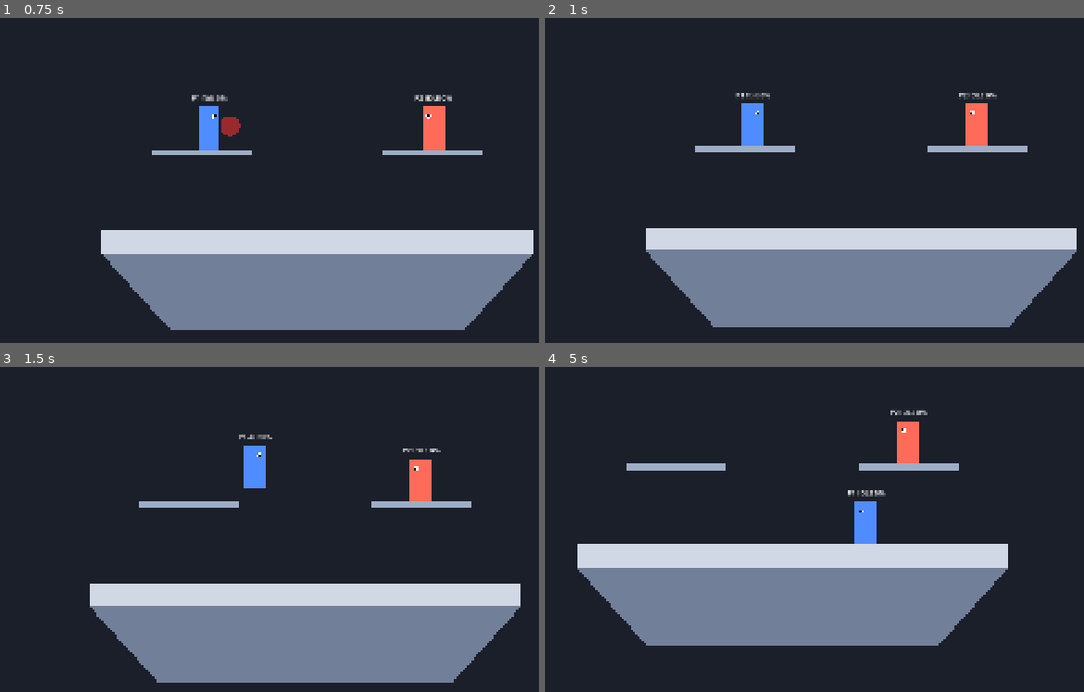
Above: before the commit, frames 1-4 (two rows, left to right).
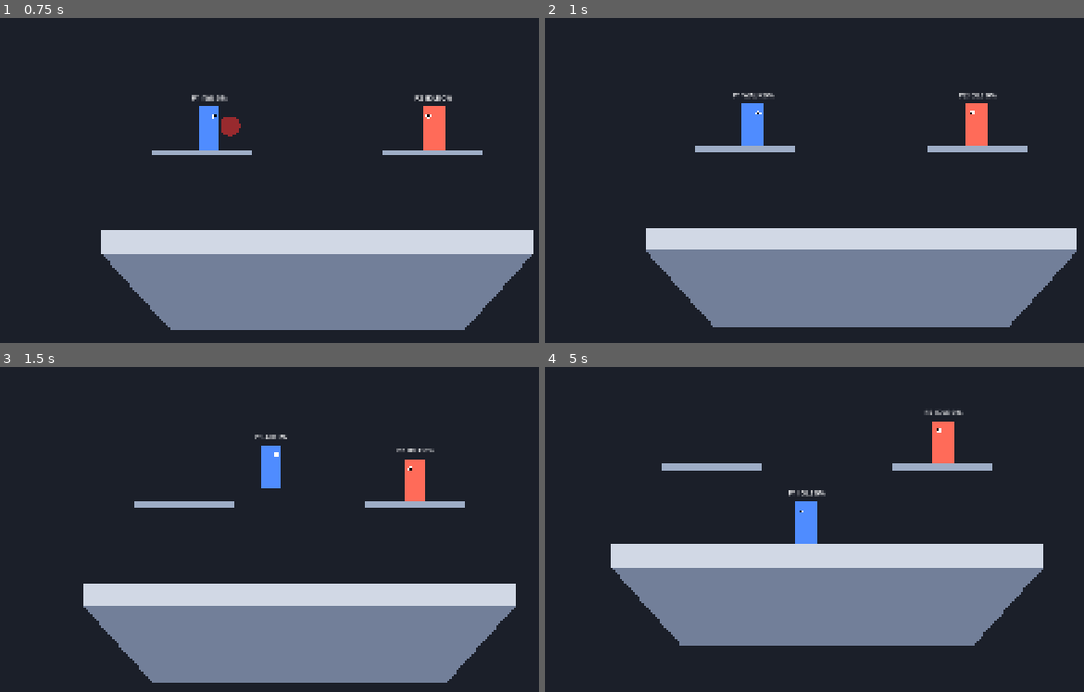
Above: after the commit, the same moments.

Repository: JaoDaJunq/smash_junq
Game: Godot game, scene res://scenes/main.tscn
The game is run twice, just before and just after one commit, with the same random seed, the same clock (stepped at 60 frames per second) and the same inputs.
Inputs (mouse positions are in pixels of both pictures, inside the frame that each line leads up to):
- Up to frame 1 (0.75 s): tap Enter at 0.5 s; move the mouse to (479, 112) at 0.52 s; hold D (p1_right) from 0.53 s (still down); tap J (p1_attack) at 0.6 s; click (479, 112) at 0.67 s
- Up to frame 2 (1 s): keep holding D (p1_right); tap Space (p1_jump) at 0.77 s; tap K (p1_special) at 0.8 s
- Up to frame 3 (1.5 s): tap Space (p1_jump) at 1.07 s; release D (p1_right) at 1.25 s; drag from (172, 503) to (280, 568) at 1.27 s
- Up to frame 4 (5 s): move the mouse to (938, 393) at 2.02 s; hold D (p1_right) 2.03-2.75 s; tap Space (p1_jump) at 2.1, 3.77, 3.8, 4.07 s; tap J (p1_attack) at 2.3 s; drag from (825, 568) to (642, 422) at 2.77 s; move the mouse to (outside the picture) at 3.52 s; hold A (p1_left) 3.53-4.25 s; tap K (p1_special) at 3.6 s; drag from (642, 422) to (749, 380) at 4.27 s

Frame 1 is identical in both runs. In frame 2, less than 0.1% of the frame differs, in the area x 34-88%, y 23-94%; in frame 3, 2.0%; in frame 4, 7.1%, in the area x 6-93%, y 13-86%.

Commit message:
Add Agil basic attacks and four specials (projectile, dash, teleport, counter)
Tune the 9 basics for a fast, light, combo-oriented moveset, add a generic
Projectile, implement Agil's neutral/side/up/down specials and an agil_smoke
test with screenshots.

Co-Authored-By: Claude Sonnet 5.5 <noreply@anthropic.com>

Diff:
--- a/game/data/movesets/agil.tres
+++ b/game/data/movesets/agil.tres
@@ -6,78 +6,72 @@
 [sub_resource type="Resource" id="Resource_56h3u"]
 script = ExtResource("1_24tt8")
 id = "bair"
-startup = 7
-active = 4
-recovery = 15
-landing_lag = 10
+startup = 5
+recovery = 13
+landing_lag = 8
 hitbox_offset = Vector2(-50, -5)
 hitbox_radius = 28.0
-damage = 11.0
-angle = 155.0
-base_knockback = 340.0
-knockback_growth = 7.5
+damage = 7.5
+angle = 150.0
 
 [sub_resource type="Resource" id="Resource_0sov3"]
 script = ExtResource("1_24tt8")
 id = "dair"
-startup = 10
-active = 4
-recovery = 18
-landing_lag = 14
+startup = 8
+recovery = 16
+landing_lag = 12
 hitbox_offset = Vector2(0, 70)
 hitbox_radius = 28.0
-damage = 11.0
-angle = -80.0
-base_knockback = 280.0
+damage = 6.5
+angle = -75.0
+base_knockback = 240.0
+knockback_growth = 4.5
 
 [sub_resource type="Resource" id="Resource_uxjf2"]
 script = ExtResource("1_24tt8")
 id = "dtilt"
-startup = 5
-recovery = 12
 landing_lag = 0
 hitbox_offset = Vector2(50, 40)
 hitbox_radius = 24.0
-damage = 6.0
-angle = 15.0
-base_knockback = 280.0
-knockback_growth = 5.5
+damage = 4.0
+angle = 70.0
+base_knockback = 230.0
+knockback_growth = 3.5
 
 [sub_resource type="Resource" id="Resource_p7b15"]
 script = ExtResource("1_24tt8")
 id = "fair"
-startup = 6
-active = 4
-recovery = 16
-landing_lag = 10
+startup = 5
+recovery = 13
+landing_lag = 8
 hitbox_offset = Vector2(50, -5)
 hitbox_radius = 28.0
-damage = 9.0
+damage = 6.0
 angle = 40.0
-base_knockback = 320.0
-knockback_growth = 7.0
+base_knockback = 280.0
+knockback_growth = 5.5
 
 [sub_resource type="Resource" id="Resource_yaqdf"]
 script = ExtResource("1_24tt8")
 id = "ftilt"
-startup = 6
-recovery = 16
+startup = 5
+recovery = 13
 landing_lag = 0
 hitbox_offset = Vector2(55, -5)
-damage = 9.0
+damage = 6.0
 angle = 35.0
-base_knockback = 320.0
-knockback_growth = 7.0
+knockback_growth = 5.0
 
 [sub_resource type="Resource" id="Resource_a4ddq"]
 script = ExtResource("1_24tt8")
 id = "jab"
 startup = 2
 active = 2
-recovery = 8
+recovery = 7
 landing_lag = 0
-hitbox_offset = Vector2(42, -15)
+hitbox_offset = Vector2(40, -12)
 hitbox_radius = 22.0
+damage = 2.5
 angle = 35.0
 base_knockback = 180.0
 knockback_growth = 1.5
@@ -85,97 +79,93 @@
 [sub_resource type="Resource" id="Resource_n0he7"]
 script = ExtResource("1_24tt8")
 id = "nair"
-active = 8
-recovery = 12
-landing_lag = 8
+startup = 3
+active = 7
 hitbox_offset = Vector2(0, 0)
 hitbox_radius = 44.0
-damage = 7.0
-angle = 40.0
-base_knockback = 280.0
-knockback_growth = 5.5
+damage = 4.5
+angle = 55.0
+base_knockback = 200.0
+knockback_growth = 3.5
 
 [sub_resource type="Resource" id="Resource_pqh0r"]
 script = ExtResource("1_24tt8")
 id = "special_down"
-startup = 8
-active = 6
-recovery = 22
+startup = 18
+active = 4
+recovery = 20
 landing_lag = 12
-hitbox_offset = Vector2(0, 40)
-hitbox_radius = 50.0
-damage = 9.0
+hitbox_offset = Vector2(0, -5)
+hitbox_radius = 55.0
+damage = 4.0
 angle = 60.0
-base_knockback = 320.0
-knockback_growth = 6.5
+base_knockback = 260.0
+knockback_growth = 4.0
 
 [sub_resource type="Resource" id="Resource_gnyn0"]
 script = ExtResource("1_24tt8")
 id = "special_neutral"
-startup = 12
-active = 6
-recovery = 20
-landing_lag = 10
-hitbox_offset = Vector2(60, -10)
-hitbox_radius = 32.0
-damage = 10.0
-angle = 40.0
-base_knockback = 340.0
-knockback_growth = 7.0
+startup = 9
+active = 0
+recovery = 18
+landing_lag = 8
+hitbox_offset = Vector2(50, -12)
+hitbox_radius = 16.0
+damage = 4.0
+angle = 30.0
+base_knockback = 200.0
+knockback_growth = 3.5
 
 [sub_resource type="Resource" id="Resource_qm6ai"]
 script = ExtResource("1_24tt8")
 id = "special_side"
-startup = 10
-active = 8
-recovery = 20
-landing_lag = 12
-hitbox_offset = Vector2(45, -5)
-hitbox_radius = 30.0
-damage = 8.0
-angle = 30.0
-base_knockback = 320.0
-self_velocity = Vector2(700, 0)
+startup = 5
+active = 16
+recovery = 16
+landing_lag = 10
+hitbox_offset = Vector2(35, -5)
+hitbox_radius = 34.0
+damage = 5.0
+angle = 40.0
+base_knockback = 280.0
+knockback_growth = 4.5
+self_velocity = Vector2(1500, 0)
 
 [sub_resource type="Resource" id="Resource_6x1f0"]
 script = ExtResource("1_24tt8")
 id = "special_up"
-active = 12
-recovery = 20
+startup = 6
+active = 4
+recovery = 12
 landing_lag = 16
-hitbox_offset = Vector2(0, -50)
-hitbox_radius = 34.0
-damage = 6.0
+hitbox_offset = Vector2(0, 0)
+hitbox_radius = 40.0
 angle = 80.0
-knockback_growth = 5.0
-self_velocity = Vector2(0, -1050)
+base_knockback = 200.0
+knockback_growth = 2.5
 helpless_after = true
 
 [sub_resource type="Resource" id="Resource_yso0c"]
 script = ExtResource("1_24tt8")
 id = "uair"
-startup = 5
-active = 4
-recovery = 13
-landing_lag = 8
 hitbox_offset = Vector2(5, -70)
 hitbox_radius = 30.0
-damage = 8.0
-angle = 85.0
-knockback_growth = 6.5
+damage = 5.5
+angle = 88.0
+base_knockback = 260.0
+knockback_growth = 4.5
 
 [sub_resource type="Resource" id="Resource_nuf65"]
 script = ExtResource("1_24tt8")
 id = "utilt"
-startup = 5
-active = 4
-recovery = 14
+recovery = 11
 landing_lag = 0
 hitbox_offset = Vector2(10, -70)
 hitbox_radius = 30.0
-damage = 7.0
-angle = 90.0
-knockback_growth = 6.5
+damage = 5.0
+angle = 85.0
+base_knockback = 260.0
+knockback_growth = 4.5
 
 [resource]
 script = ExtResource("2_ilidt")
--- /dev/null
+++ b/game/scenes/combat/projectile.tscn
@@ -0,0 +1,6 @@
+[gd_scene load_steps=2 format=3]
+
+[ext_resource type="Script" path="res://scripts/combat/projectile.gd" id="1_proj"]
+
+[node name="Projectile" type="Node2D"]
+script = ExtResource("1_proj")
--- a/game/scripts/characters/agil.gd
+++ b/game/scripts/characters/agil.gd
@@ -1,4 +1,147 @@
 class_name Agil
 extends Fighter
-## Personagem temporário "Ágil" (ver design/gdd.md, Personagens temporários).
-## Especiais próprios entram sobrescrevendo os ganchos de Fighter.
+## Personagem temporário "Ágil" (ver design/gdd.md, Personagens temporários):
+## rápido, leve, de combos. Os 9 básicos são só dados (data/movesets/agil.tres);
+## aqui ficam os 4 especiais, que precisam de código:
+##   neutro: projétil rápido    lateral: investida que atravessa o palco
+##   cima: teletransporte curto (recuperação)    baixo: contra-ataque
+
+const PROJECTILE := preload("res://scenes/combat/projectile.tscn")
+
+@export_group("Especiais")
+@export var projectile_speed := 1000.0
+@export var projectile_life := 1.1
+## Distância do teletransporte (especial para cima), na direção da alavanca.
+@export var teleport_distance := 260.0
+
+## Quadros parado no ar depois de chegar do teletransporte.
+const TELEPORT_HOVER := 6
+
+## Contra-ataque: a janela vai do quadro COUNTER_FROM até o fim do startup do golpe.
+const COUNTER_FROM := 3
+const COUNTER_RANGE := 280.0
+const COUNTER_MIN_DAMAGE := 8.0
+const COUNTER_DAMAGE_MULT := 1.4
+const COUNTER_ANGLE := 45.0
+const COUNTER_EXTRA_KNOCKBACK := 120.0
+## Quadros de recuperação que sobram depois de contra-atacar.
+const COUNTER_RECOVERY := 12
+
+var _teleport_dir := Vector2.UP
+var _countered := false
+var _counter_flash := 0.0
+var _pending_counter_foe: Fighter = null
+var _pending_counter_data: AttackData = null
+var _trail_from := Vector2.ZERO
+var _trail_to := Vector2.ZERO
+var _trail_time := 0.0
+
+
+func start_special(kind: String) -> void:
+	_countered = false
+	if kind == "up":
+		# A direção vale no instante do apertar: diagonal para cima ou reto para cima
+		var stick := Vector2(Input.get_axis(act("left"), act("right")), Input.get_axis(act("up"), act("down")))
+		_teleport_dir = stick.normalized() if stick.length() >= 0.5 else Vector2.UP
+		if absf(_teleport_dir.x) > 0.1:
+			facing = 1 if _teleport_dir.x > 0.0 else -1
+	super.start_special(kind)
+
+
+func _physics_process(delta: float) -> void:
+	if _pending_counter_foe != null:
+		_apply_pending_counter()
+	super._physics_process(delta)
+	_trail_time = maxf(_trail_time - delta, 0.0)
+	_counter_flash = maxf(_counter_flash - delta, 0.0)
+
+
+func _on_attack_frame(move_id: String, frame: int) -> void:
+	match move_id:
+		"special_neutral":
+			if frame == attack.startup:
+				var vel := Vector2(projectile_speed * facing, 0.0)
+				Projectile.spawn(PROJECTILE, self, attack, hitbox_center(attack), vel, projectile_life)
+		"special_side":
+			_dash(frame)
+		"special_up":
+			if frame < attack.startup:
+				velocity = Vector2.ZERO  # paira um instante antes de sumir
+			elif frame == attack.startup:
+				_teleport()
+			elif frame <= attack.startup + attack.active + TELEPORT_HOVER:
+				velocity = Vector2.ZERO  # paira um pouco na chegada, depois cai sem pulo
+
+
+## Investida: parado na preparação, depois velocidade constante (self_velocity.x do golpe).
+func _dash(frame: int) -> void:
+	var end := attack.startup + attack.active
+	if frame <= attack.startup:
+		velocity.x = 0.0
+	elif frame <= end:
+		velocity.x = attack.self_velocity.x * facing
+		velocity.y = 0.0
+	elif frame == end + 1:
+		velocity.x *= 0.25  # freia ao terminar
+
+
+func _teleport() -> void:
+	_trail_from = global_position
+	move_and_collide(_teleport_dir * teleport_distance)  # para se bater no palco
+	_trail_to = global_position
+	_trail_time = 0.25
+	velocity = Vector2.ZERO
+	_attack_in_air = true  # daqui em diante é golpe de ar (cai e pousa normalmente)
+
+
+func _on_attack_end(_move_id: String) -> void:
+	_countered = false
+
+
+func _counter_active() -> bool:
+	return attack != null and attack_id == "special_down" and not _countered \
+		and attack_frame >= COUNTER_FROM and attack_frame <= attack.startup
+
+
+## Durante a janela do contra-ataque o golpe é ignorado e o agressor apanha.
+func receive_hit(attacker: Node2D, data: AttackData, direction_sign: int) -> bool:
+	if not _counter_active():
+		return super.receive_hit(attacker, data, direction_sign)
+	_countered = true
+	_counter_flash = 0.25
+	var foe := attacker as Fighter
+	if foe != null and foe.global_position.distance_to(global_position) <= COUNTER_RANGE:
+		var strike := attack.duplicate() as AttackData
+		strike.damage = maxf(COUNTER_MIN_DAMAGE, data.damage * COUNTER_DAMAGE_MULT)
+		strike.angle = COUNTER_ANGLE
+		strike.base_knockback += COUNTER_EXTRA_KNOCKBACK
+		_pending_counter_foe = foe
+		_pending_counter_data = strike
+		attack_frame = maxi(attack_frame, attack.total_frames() - COUNTER_RECOVERY)
+	return false
+
+
+## O golpe de volta sai no início do próximo quadro: aplicá-lo aqui dentro tiraria o
+## golpe do agressor no meio do processamento dele (ele ainda está em _check_hits).
+func _apply_pending_counter() -> void:
+	var foe := _pending_counter_foe
+	var strike := _pending_counter_data
+	_pending_counter_foe = null
+	_pending_counter_data = null
+	if foe == null or not is_instance_valid(foe) or not foe.can_be_hit():
+		return
+	var side := signi(roundi(foe.global_position.x - global_position.x))
+	if side != 0:
+		facing = side
+	foe.receive_hit(self, strike, facing)
+
+
+func _draw() -> void:
+	super._draw()
+	if _counter_active() or _counter_flash > 0.0:
+		var c := Color.WHITE if _counter_flash > 0.0 else Color(0.4, 1.0, 1.0, 0.8)
+		draw_arc(Vector2.ZERO, 66.0, 0.0, TAU, 32, c, 4.0)
+	if _trail_time > 0.0:
+		var a := _trail_time / 0.25
+		draw_line(to_local(_trail_from), to_local(_trail_to), Color(0.6, 0.9, 1.0, a), 6.0)
+		draw_circle(to_local(_trail_from), 18.0 * a, Color(0.6, 0.9, 1.0, a * 0.6))
--- /dev/null
+++ b/game/scripts/combat/projectile.gd
@@ -0,0 +1,46 @@
+class_name Projectile
+extends Node2D
+## Projétil genérico: anda em linha reta, acerta o primeiro lutador que não é o dono
+## e some. Quem cria define dados do golpe, dono, velocidade e vida útil.
+
+var data: AttackData
+var owner_fighter: Fighter
+var velocity := Vector2.ZERO
+var lifetime := 1.2
+var color := Color.WHITE
+
+
+## Cria o projétil como filho do pai do dono e o posiciona. Retorna o projétil.
+static func spawn(scene: PackedScene, owner_f: Fighter, attack_data: AttackData, at: Vector2, vel: Vector2, life: float) -> Projectile:
+	var p := scene.instantiate() as Projectile
+	p.data = attack_data
+	p.owner_fighter = owner_f
+	p.velocity = vel
+	p.lifetime = life
+	p.color = owner_f.body_color.lightened(0.35)
+	owner_f.get_parent().add_child(p)
+	p.global_position = at
+	return p
+
+
+func _physics_process(delta: float) -> void:
+	global_position += velocity * delta
+	lifetime -= delta
+	if lifetime <= 0.0 or absf(global_position.x) > 2400.0 or absf(global_position.y) > 1600.0:
+		queue_free()
+		return
+	for f in get_tree().get_nodes_in_group("fighters"):
+		var target := f as Fighter
+		if target == null or target == owner_fighter or not target.can_be_hit():
+			continue
+		if Combat.circle_hits_rect(global_position, data.hitbox_radius, target.hurtbox()):
+			var travel := 1 if velocity.x >= 0.0 else -1
+			target.receive_hit(owner_fighter, data, travel)
+			queue_free()
+			return
+
+
+func _draw() -> void:
+	var r := data.hitbox_radius if data else 12.0
+	draw_circle(Vector2.ZERO, r, color)
+	draw_arc(Vector2.ZERO, r, 0.0, TAU, 20, Color.WHITE, 2.0)
--- /dev/null
+++ b/game/tests/agil_smoke.gd
@@ -0,0 +1,340 @@
+extends Node
+## Teste de fumaça do Ágil (T11 e T12): os 9 básicos, projétil, investida,
+## teletransporte e contra-ataque. Salva screenshots em evidence/etapa-2/agil-*.png.
+##   godot --path game res://tests/agil_smoke.tscn
+
+const MAIN := preload("res://scenes/main.tscn")
+
+var results: Array[String] = []
+var failures := 0
+var p1: Fighter
+var p2: Fighter
+var evidence_dir := ""
+
+
+func _ready() -> void:
+	evidence_dir = ProjectSettings.globalize_path("res://").path_join("../evidence/etapa-2")
+	DirAccess.make_dir_recursive_absolute(evidence_dir)
+	var main := MAIN.instantiate()
+	add_child(main)
+	p1 = main.get_node("P1")
+	p2 = main.get_node("P2")
+	await _run()
+	print("\n".join(results))
+	print("RESULTADO: %s (%d falha(s))" % ["OK" if failures == 0 else "FALHOU", failures])
+	get_tree().quit(failures)
+
+
+func _run() -> void:
+	await _frames(40)
+	_check("P1 é o Ágil", p1 is Agil, p1.display_name)
+	await _test_basics()
+	await _test_projectile()
+	await _test_side()
+	await _test_up()
+	await _test_counter()
+
+
+# --- 9 básicos: cada um começa e acerta o P2 ---
+
+func _test_basics() -> void:
+	var g1 := p1.gravity
+	var g2 := p2.gravity
+	p1.gravity = 0.0  # flutuam para os aéreos acertarem sempre no mesmo lugar
+	p2.gravity = 0.0
+	# golpe, alavanca (x, y), no chão?
+	var table := [
+		["jab", Vector2.ZERO, true], ["ftilt", Vector2(1, 0), true],
+		["utilt", Vector2(0, -1), true], ["dtilt", Vector2(0, 1), true],
+		["nair", Vector2.ZERO, false], ["fair", Vector2(1, 0), false],
+		["bair", Vector2(-1, 0), false], ["uair", Vector2(0, -1), false],
+		["dair", Vector2(0, 1), false],
+	]
+	for row in table:
+		var move_id: String = row[0]
+		var stick: Vector2 = row[1]
+		var grounded: bool = row[2]
+		var data: AttackData = p1.moveset.move(move_id)
+		var y := -56.0 if grounded else -150.0
+		await _place(p1, Vector2(-100, y), 1)
+		var target := Vector2(-100 + data.hitbox_offset.x, y + data.hitbox_offset.y)
+		if grounded:
+			target.y = minf(target.y, -56.0)
+		await _place(p2, target, -1)
+		p2.damage_percent = 0.0
+		await _hold_stick(stick)
+		await _tap("p1_attack")
+		_release_stick(stick)
+		var started := false
+		var hit := false
+		for i in 40:
+			if p1.attack_id == move_id:
+				started = true
+			if p2.damage_percent > 0.0:
+				hit = true
+				break
+			await get_tree().physics_frame
+		_check("Básico %s começa e acerta" % move_id, started and hit and is_equal_approx(p2.damage_percent, data.damage),
+			"começou=%s dano=%.1f/%.1f startup=%d" % [started, p2.damage_percent, data.damage, data.startup])
+		await _frames(30)
+	p1.gravity = g1
+	p2.gravity = g2
+
+
+# --- Especial neutro: projétil ---
+
+func _test_projectile() -> void:
+	await _place(p1, Vector2(-400, -56), 1)
+	await _place(p2, Vector2(300, -56), -1)
+	p2.damage_percent = 0.0
+	await _tap("p1_special")
+	var proj: Projectile = null
+	var first_x := 0.0
+	var last_x := 0.0
+	var shot := false
+	for i in 90:
+		await get_tree().physics_frame
+		if proj == null:
+			for c in get_children()[0].get_children():
+				if c is Projectile:
+					proj = c
+					first_x = c.global_position.x
+		elif is_instance_valid(proj) and not proj.is_queued_for_deletion():
+			last_x = proj.global_position.x
+			if not shot and last_x > first_x + 200.0:
+				shot = true
+				await _shot("agil-projetil")
+		if p2.damage_percent > 0.0:
+			break
+	_check("Projétil nasce e anda para frente", shot and last_x - first_x > 200.0, "%.0f px" % (last_x - first_x))
+	_check("Projétil acerta o P2 e some", is_equal_approx(p2.damage_percent, p1.moveset.special_neutral.damage), "dano=%.1f" % p2.damage_percent)
+	await _frames(2)
+	_check("Projétil é removido depois do acerto", proj == null or not is_instance_valid(proj) or proj.is_queued_for_deletion(), "")
+	# Sem alvo no caminho: some pelo tempo de vida e não atinge o dono
+	await _place(p2, Vector2(300, -400), -1)
+	await _place(p1, Vector2(-400, -56), 1)
+	var p1_before := p1.damage_percent
+	await _tap("p1_special")
+	await _frames(100)
+	var alive := false
+	for c in get_children()[0].get_children():
+		if c is Projectile:
+			alive = true
+	_check("Projétil some pelo tempo de vida e não acerta o dono", not alive and p1.damage_percent == p1_before, "")
+
+
+# --- Especial lateral: investida ---
+
+func _test_side() -> void:
+	await _place(p1, Vector2(-450, -56), 1)
+	await _place(p2, Vector2(500, -400), -1)  # fora do caminho
+	var x0 := p1.global_position.x
+	Input.action_press("p1_right")
+	await _tap("p1_special")
+	var shot := false
+	for i in 40:
+		await get_tree().physics_frame
+		if not shot and p1.global_position.x - x0 > 150.0:
+			shot = true
+			await _shot("agil-investida")
+	Input.action_release("p1_right")
+	var moved := p1.global_position.x - x0
+	_check("Investida lateral move o Ágil para frente (>= 200 px)", moved >= 200.0, "%.0f px" % moved)
+	# Acerta no caminho
+	await _place(p1, Vector2(-450, -56), 1)
+	await _place(p2, Vector2(-150, -56), -1)
+	p2.damage_percent = 0.0
+	Input.action_press("p1_right")
+	await _tap("p1_special")
+	Input.action_release("p1_right")
+	var hit := false
+	for i in 40:
+		await get_tree().physics_frame
+		if p2.damage_percent > 0.0:
+			hit = true
+			break
+	_check("Investida lateral acerta quem está no caminho", hit and is_equal_approx(p2.damage_percent, p1.moveset.special_side.damage), "dano=%.1f" % p2.damage_percent)
+	# Também funciona para trás (vira para o lado da alavanca)
+	await _place(p1, Vector2(450, -56), 1)
+	await _place(p2, Vector2(500, -400), -1)
+	x0 = p1.global_position.x
+	Input.action_press("p1_left")
+	await _tap("p1_special")
+	await _frames(35)
+	Input.action_release("p1_left")
+	_check("Investida lateral para a esquerda", x0 - p1.global_position.x >= 200.0 and p1.facing == -1, "%.0f px" % (x0 - p1.global_position.x))
+
+
+# --- Especial para cima: teletransporte ---
+
+func _test_up() -> void:
+	# Diagonal para cima e para a direita
+	await _place(p1, Vector2(-100, -56), 1)
+	await _place(p2, Vector2(500, -400), -1)
+	var start := p1.global_position
+	Input.action_press("p1_up")
+	Input.action_press("p1_right")
+	await _tap("p1_special")
+	Input.action_release("p1_up")
+	Input.action_release("p1_right")
+	var shot := false
+	for i in 14:
+		await get_tree().physics_frame
+		if not shot and p1.attack_frame >= p1.moveset.special_up.startup + 1:
+			shot = true
+			await _shot("agil-teleporte")
+	var moved := p1.global_position - start
+	_check("Teletransporte vai na direção da alavanca (cima-direita)", moved.x > 100.0 and moved.y < -100.0 and absf(moved.length() - 260.0) < 30.0, "%s" % moved)
+	var waited := 0
+	while p1.state == Fighter.State.ATTACK and waited < 80:
+		await get_tree().physics_frame
+		waited += 1
+	var jumps_before := p1.jumps_left
+	await _tap("p1_jump")
+	_check("Depois do teletransporte fica sem pulo no ar", not p1.is_on_floor() and p1.helpless and p1.jumps_left == jumps_before and p1.velocity.y > 0.0,
+		"helpless=%s estado=%s" % [p1.helpless, Fighter.State.keys()[p1.state]])
+	var landed := false
+	for i in 120:
+		await get_tree().physics_frame
+		if p1.is_on_floor() and p1.state != Fighter.State.ATTACK:
+			landed = true
+			break
+	_check("Ao pousar volta ao normal", landed and not p1.helpless, "")
+	# Diagonal para a esquerda e reto para cima
+	await _place(p1, Vector2(100, -56), 1)
+	start = p1.global_position
+	Input.action_press("p1_up")
+	Input.action_press("p1_left")
+	await _tap("p1_special")
+	Input.action_release("p1_up")
+	Input.action_release("p1_left")
+	await _frames(12)
+	moved = p1.global_position - start
+	_check("Teletransporte cima-esquerda", moved.x < -100.0 and moved.y < -100.0 and p1.facing == -1, "%s facing=%d" % [moved, p1.facing])
+	await _place(p1, Vector2(-100, -56), 1)
+	start = p1.global_position
+	Input.action_press("p1_up")
+	await _tap("p1_special")
+	Input.action_release("p1_up")
+	await _frames(12)
+	moved = p1.global_position - start
+	_check("Teletransporte reto para cima", absf(moved.x) < 5.0 and moved.y < -200.0, "%s" % moved)
+	# Estouro na chegada acerta quem está lá
+	await _place(p1, Vector2(-100, -56), 1)
+	await _place(p2, Vector2(-100, -300), -1)
+	p2.gravity = 0.0
+	p2.damage_percent = 0.0
+	Input.action_press("p1_up")
+	await _tap("p1_special")
+	Input.action_release("p1_up")
+	await _frames(14)
+	_check("Estouro na chegada do teletransporte acerta", p2.damage_percent > 0.0, "dano=%.1f" % p2.damage_percent)
+	p2.gravity = 2600.0
+
+
+# --- Especial para baixo: contra-ataque ---
+
+func _test_counter() -> void:
+	var data: AttackData = p1.moveset.special_down
+	# P2 ataca dentro da janela
+	await _face_off()
+	Input.action_press("p1_down")
+	await _tap("p1_special")
+	Input.action_release("p1_down")
+	_check("Contra-ataque começa", p1.attack_id == "special_down", p1.attack_id)
+	await _frames(2)
+	p2.start_attack("jab")
+	var shot := false
+	var hit_frame := 0
+	for i in 30:
+		await get_tree().physics_frame
+		if p2.damage_percent > 0.0:
+			hit_frame = p1.attack_frame
+			await _shot("agil-contra-ataque")
+			shot = true
+			break
+	await _frames(3)
+	_check("Contra-ataque: P1 não sofre dano nem atordoamento", p1.damage_percent == 0.0 and p1.state != Fighter.State.HITSTUN,
+		"dano=%.1f estado=%s" % [p1.damage_percent, Fighter.State.keys()[p1.state]])
+	_check("Contra-ataque: P2 apanha e é lançado", shot and p2.damage_percent >= Agil.COUNTER_MIN_DAMAGE and p2.state == Fighter.State.HITSTUN and p2.velocity.x > 0.0 and p2.velocity.y < 0.0,
+		"dano=%.1f estado=%s vel=%s quadro=%d" % [p2.damage_percent, Fighter.State.keys()[p2.state], p2.velocity, hit_frame])
+	await _frames(40)
+	# Fora da janela (depois do estouro) o golpe entra normalmente
+	await _face_off()
+	Input.action_press("p1_down")
+	await _tap("p1_special")
+	Input.action_release("p1_down")
+	await _frames(data.startup + data.active + 1)  # janela já passou (o estouro acerta o P2)
+	p2.start_attack("jab")
+	await _frames(10)
+	_check("Fora da janela o P1 apanha normalmente (sem golpe de volta)", p1.damage_percent > 0.0 and is_equal_approx(p2.damage_percent, data.damage),
+		"P1=%.1f P2=%.1f (quadro %d)" % [p1.damage_percent, p2.damage_percent, p1.attack_frame])
+	# Sem ninguém batendo, o estouro acerta quem está perto
+	await _face_off()
+	Input.action_press("p1_down")
+	await _tap("p1_special")
+	Input.action_release("p1_down")
+	await _frames(data.startup + data.active + 2)
+	_check("Sem acerto o contra-ataque termina com um estouro fraco", is_equal_approx(p2.damage_percent, data.damage), "dano=%.1f" % p2.damage_percent)
+
+
+## Lado a lado no centro, danos zerados.
+func _face_off() -> void:
+	await _place(p1, Vector2(-70, -56), 1)
+	await _place(p2, Vector2(0, -56), -1)
+	p1.damage_percent = 0.0
+	p2.damage_percent = 0.0
+	await _frames(20)
+
+
+func _hold_stick(stick: Vector2) -> void:
+	if stick.x > 0.0:
+		Input.action_press("p1_right")
+	elif stick.x < 0.0:
+		Input.action_press("p1_left")
+	if stick.y < 0.0:
+		Input.action_press("p1_up")
+	elif stick.y > 0.0:
+		Input.action_press("p1_down")
+
+
+func _release_stick(stick: Vector2) -> void:
+	for a in ["p1_right", "p1_left", "p1_up", "p1_down"]:
+		Input.action_release(a)
+
+
+func _place(f: Fighter, pos: Vector2, face: int) -> void:
+	f.global_position = pos
+	f.velocity = Vector2.ZERO
+	f.attack = null
+	f.attack_id = ""
+	f.helpless = false
+	f._hitstop = 0
+	f._hitstun = 0.0
+	f.state = Fighter.State.AIR
+	f.facing = face
+	await _frames(8)
+
+
+func _check(name: String, ok: bool, detail: Variant = "") -> void:
+	if not ok:
+		failures += 1
+	results.append("[%s] %s — %s" % ["OK" if ok else "FALHA", name, str(detail)])
+
+
+func _frames(n: int) -> void:
+	for i in n:
+		await get_tree().physics_frame
+
+
+func _tap(action: String, strength := 1.0, hold := 2) -> void:
+	Input.action_press(action, strength)
+	await _frames(hold)
+	Input.action_release(action)
+	await _frames(1)
+
+
+func _shot(name: String) -> void:
+	await RenderingServer.frame_post_draw
+	var img := get_viewport().get_texture().get_image()
+	img.save_png(evidence_dir.path_join(name + ".png"))
--- /dev/null
+++ b/game/tests/agil_smoke.tscn
@@ -0,0 +1,6 @@
+[gd_scene load_steps=2 format=3]
+
+[ext_resource type="Script" path="res://tests/agil_smoke.gd" id="1_smoke"]
+
+[node name="AgilSmoke" type="Node"]
+script = ExtResource("1_smoke")
Not shown, added: game/scripts/combat/projectile.gd.uid
Not shown, added: game/tests/agil_smoke.gd.uid
Not shown, added: evidence/etapa-2/agil-contra-ataque.png
Not shown, added: evidence/etapa-2/agil-investida.png
Not shown, added: evidence/etapa-2/agil-projetil.png
Not shown, added: evidence/etapa-2/agil-teleporte.png
